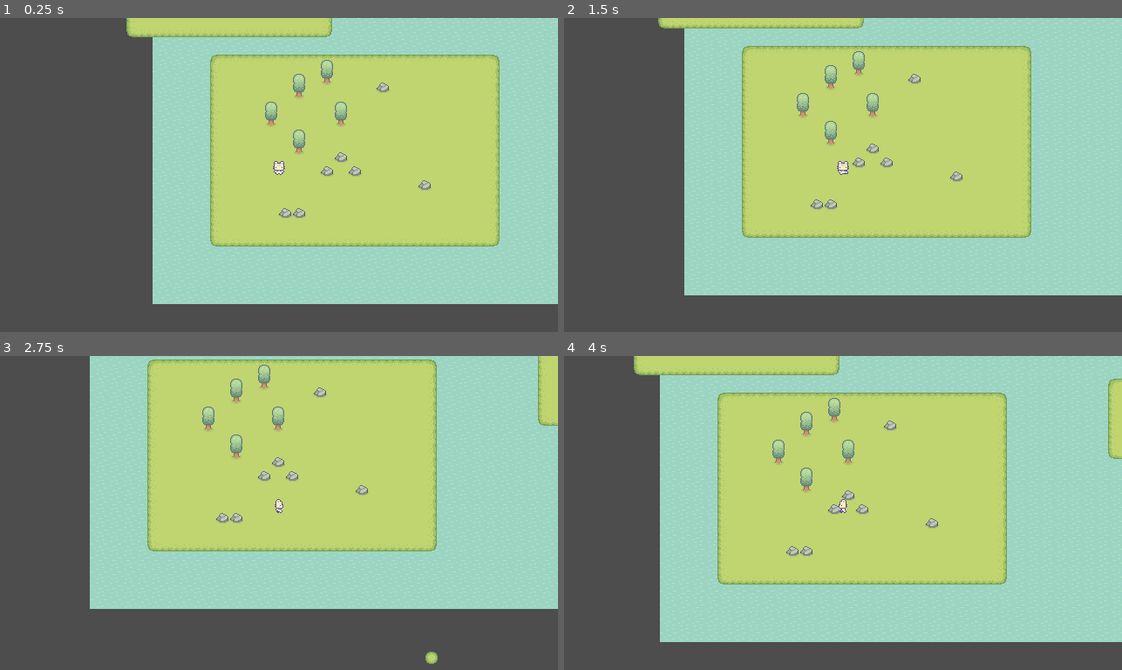
Above: before the commit, frames 1-4 (two rows, left to right).
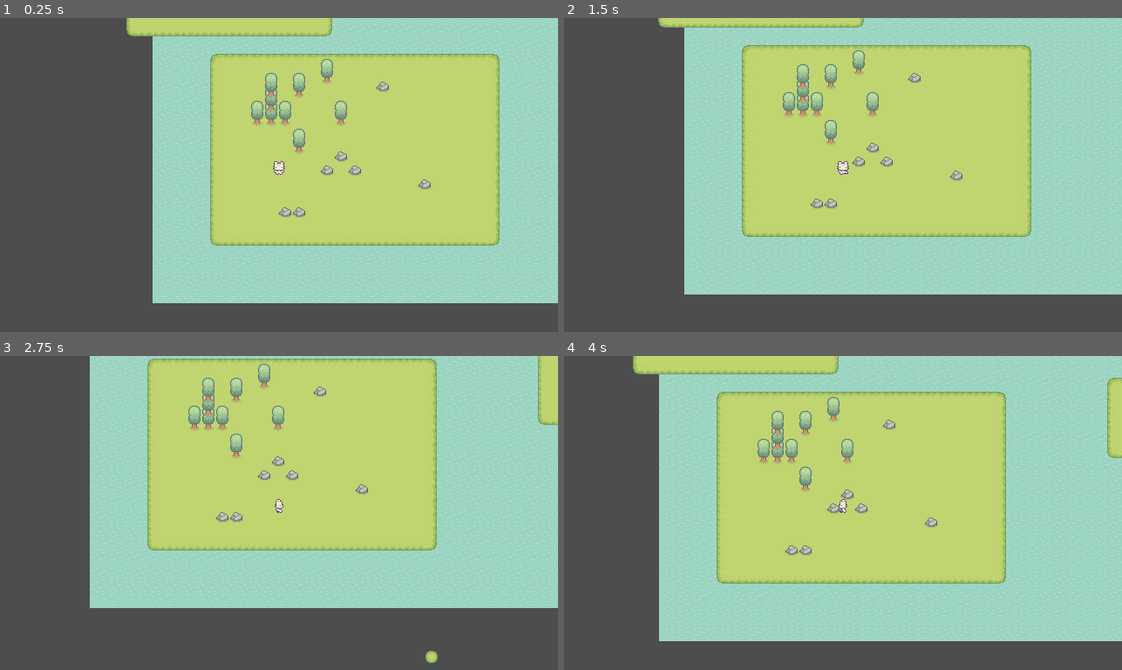
Above: after the commit, the same moments.

Repository: ataraxia1630/crop_game
Game: Godot game, scene res://scenes/test/test_scene_object_tree_and_rock.tscn
Two runs of this game, one before a commit and one after it. Both use one fixed random seed, a clock stepped at 60 frames per second and the inputs below. The project has no main scene, so this scene is started directly.
Inputs:
- Up to frame 1 (0.25 s): no input
- Up to frame 2 (1.5 s): hold D (walk_right) 0.53-1.28 s; tap O (chopping) at 0.6 s; hold S (walk_down) from 1.28 s (still down); tap I (tilling) at 1.35 s
- Up to frame 3 (2.75 s): release S (walk_down) at 2.03 s; hold D (walk_right) from 2.03 s (still down); tap P (watering) at 2.1 s
- Up to frame 4 (4 s): release D (walk_right) at 2.78 s; hold W (walk_up) 2.78-3.53 s; tap O (chopping) at 2.85 s; hold A (walk_left) from 3.53 s (still down); tap I (tilling) at 3.6 s

The runs differ from the first frame. In frame 1, 2.7% of the frame differs, in the area x 22-100%, y 0-92%; in frame 2, 2.7%; in frame 3, 2.5%; in frame 4, 3.6%, in the area x 12-100%, y 0-92%.
Error in both runs: Invalid access to property or key 'hit_damage' on a base object of type 'Dictionary'. (res://scenes/components/hit_component.gd:21)

Commit message:
modify and shader for chopping trees

Diff:
--- a/scenes/components/collectable_component.gd
+++ b/scenes/components/collectable_component.gd
@@ -1,4 +1,4 @@
 class_name CollectableComponent extends Area2D
 
-func _on_body_entered(body: Node2D) -> void:
+func _on_body_entered(body: Player) -> void:
 	get_parent().queue_free()
--- a/scenes/objects/collect_items/log.tscn
+++ b/scenes/objects/collect_items/log.tscn
@@ -8,7 +8,7 @@
 region = Rect2(80, 32, 16, 16)
 
 [sub_resource type="RectangleShape2D" id="RectangleShape2D_jae2y"]
-size = Vector2(15, 7)
+size = Vector2(8, 5)
 
 [node name="Log" type="Sprite2D"]
 texture = SubResource("AtlasTexture_e67ea")
@@ -16,5 +16,5 @@
 [node name="CollectableComponent" parent="." instance=ExtResource("2_e67ea")]
 
 [node name="CollisionShape2D" type="CollisionShape2D" parent="CollectableComponent"]
-position = Vector2(-0.5, 0.5)
+position = Vector2(0, 0.5)
 shape = SubResource("RectangleShape2D_jae2y")
--- a/scenes/objects/collect_items/rock.tscn
+++ b/scenes/objects/collect_items/rock.tscn
@@ -7,8 +7,8 @@
 atlas = ExtResource("1_enjvq")
 region = Rect2(112, 16, 16, 16)
 
-[sub_resource type="RectangleShape2D" id="RectangleShape2D_jae2y"]
-size = Vector2(15, 7)
+[sub_resource type="CircleShape2D" id="CircleShape2D_enjvq"]
+radius = 2.0
 
 [node name="Rock" type="Sprite2D"]
 texture = SubResource("AtlasTexture_e67ea")
@@ -16,5 +16,5 @@
 [node name="CollectableComponent" parent="." instance=ExtResource("2_hs2hq")]
 
 [node name="CollisionShape2D" type="CollisionShape2D" parent="CollectableComponent"]
-position = Vector2(-0.5, 0.5)
-shape = SubResource("RectangleShape2D_jae2y")
+position = Vector2(-1, -1)
+shape = SubResource("CircleShape2D_enjvq")
--- a/scenes/objects/rock/rock.tscn
+++ b/scenes/objects/rock/rock.tscn
@@ -10,10 +10,10 @@
 region = Rect2(128, 16, 16, 16)
 
 [sub_resource type="CircleShape2D" id="CircleShape2D_6kv1k"]
-radius = 6.0
+radius = 7.0
 
 [sub_resource type="CircleShape2D" id="CircleShape2D_amaxh"]
-radius = 6.0
+radius = 7.07107
 
 [node name="Rock" type="Sprite2D"]
 texture = SubResource("AtlasTexture_7sljv")
--- a/scenes/objects/tree/tree.gd
+++ b/scenes/objects/tree/tree.gd
@@ -4,19 +4,42 @@
 
 var log_scene = preload("res://scenes/objects/collect_items/log.tscn")
 
+@export var shake_duration: float = 0.8
+@export var kill_duration: float = 1.0
+@export var last_visible_duration: float = 0.6
+
 func _ready() -> void:
 	damage_component.max_damage_reached.connect(_on_max_dmg_reached)
 	hurt_component.on_hurt.connect(_take_dmg)
 
+	if shake_duration >= kill_duration:
+		print("shake_duration should be shorter than kill_duration")
+		shake_duration = kill_duration - 0.2
+	if last_visible_duration >= kill_duration:
+		print("last_visible_duration should be shorter or than kill_duration")
+		last_visible_duration = kill_duration - 0.2
+
 func _on_max_dmg_reached():
 	call_deferred("init_log_scene")
 	print("max reached")
+	await get_tree().create_timer(kill_duration).timeout
+	print("timeout: max reached ", kill_duration)
 	queue_free()
 
 func _take_dmg(hit_dmg):
 	damage_component._apply_damage(hit_dmg)
+	material.set_shader_parameter("shake_intensity", 1.0)
+	await get_tree().create_timer(shake_duration).timeout
+	print("timeout: take dmg ", shake_duration)
+	material.set_shader_parameter("shake_intensity", 0.0)
+
 
 func init_log_scene():
+	print("init log called")
+	await get_tree().create_timer(last_visible_duration).timeout
+	print("timeout: init log ", last_visible_duration)
+	visible = false
 	var log_instance = log_scene.instantiate() as Node2D
+	print("log init")
 	log_instance.global_position = global_position
 	get_parent().add_child(log_instance)
--- a/scenes/objects/tree/tree.tscn
+++ b/scenes/objects/tree/tree.tscn
@@ -1,35 +1,44 @@
-[gd_scene load_steps=8 format=3 uid="uid://hysou4qwip62"]
+[gd_scene load_steps=10 format=3 uid="uid://hysou4qwip62"]
 
 [ext_resource type="Texture2D" uid="uid://db34cadwxgvb1" path="res://assets/game/objects/basic_grass_biom_things.png" id="1_8vn3u"]
+[ext_resource type="Shader" uid="uid://dgod82ou1x4mt" path="res://scenes/objects/tree/tree_shake.gdshader" id="1_q2gal"]
 [ext_resource type="PackedScene" uid="uid://ihyila6igrj5" path="res://scenes/components/hurt_component.tscn" id="2_83v3r"]
 [ext_resource type="Script" uid="uid://da5ww8lg3tgfi" path="res://scenes/objects/tree/tree.gd" id="2_xtxlg"]
 [ext_resource type="PackedScene" uid="uid://batj5qtllsvrh" path="res://scenes/components/damage_component.tscn" id="3_dsyvi"]
+
+[sub_resource type="ShaderMaterial" id="ShaderMaterial_flta1"]
+resource_local_to_scene = true
+shader = ExtResource("1_q2gal")
+shader_parameter/shake_intensity = 0.0
+shader_parameter/shake_speed = 20.0
+shader_parameter/under_y = -5.0
 
 [sub_resource type="AtlasTexture" id="AtlasTexture_83v3r"]
 atlas = ExtResource("1_8vn3u")
 region = Rect2(0, 0, 16, 32)
 
-[sub_resource type="CircleShape2D" id="CircleShape2D_dsyvi"]
-radius = 3.0
+[sub_resource type="RectangleShape2D" id="RectangleShape2D_q2gal"]
+size = Vector2(14, 20)
 
 [sub_resource type="RectangleShape2D" id="RectangleShape2D_dsyvi"]
-size = Vector2(8, 18)
+size = Vector2(14, 28)
 
 [node name="Tree" type="Sprite2D"]
+material = SubResource("ShaderMaterial_flta1")
 texture = SubResource("AtlasTexture_83v3r")
 script = ExtResource("2_xtxlg")
 
 [node name="StaticBody2D" type="StaticBody2D" parent="."]
 
 [node name="CollisionShape2D" type="CollisionShape2D" parent="StaticBody2D"]
-position = Vector2(0, 8)
-shape = SubResource("CircleShape2D_dsyvi")
+position = Vector2(0, 2)
+shape = SubResource("RectangleShape2D_q2gal")
 
 [node name="HurtComponent" parent="." instance=ExtResource("2_83v3r")]
 tool = 1
 
 [node name="CollisionShape2D" type="CollisionShape2D" parent="HurtComponent"]
-position = Vector2(0, 3)
+position = Vector2(0, -2)
 shape = SubResource("RectangleShape2D_dsyvi")
 debug_color = Color(0.648725, 0.491143, 0.476717, 0.42)
 
--- /dev/null
+++ b/scenes/objects/tree/tree_shake.gdshader
@@ -0,0 +1,15 @@
+shader_type canvas_item;
+
+uniform float shake_intensity = 0.0;
+uniform float shake_speed = 20.0;
+uniform float under_y = -5.0;
+
+void vertex() {
+	vec2 shake = vec2(0.0);
+
+	if(VERTEX.y < under_y) {
+		shake.x = sin(TIME * shake_speed + VERTEX.y) * shake_intensity;
+
+		VERTEX.xy += shake;
+	}
+}
--- a/scenes/test/test_scene_object_tree_and_rock.tscn
+++ b/scenes/test/test_scene_object_tree_and_rock.tscn
@@ -6,6 +6,7 @@
 [node name="TestSceneTilemap" type="Node2D"]
 
 [node name="GameTilemap" type="Node2D" parent="."]
+position = Vector2(0, -1)
 
 [node name="Water" type="TileMapLayer" parent="GameTilemap"]
 tile_map_data = PackedByteArray("AAAAAAAAAAAAAAAAAAAAAAEAAAAAAAAAAAAAAAIAAAAAAAAAAAAAAAMAAAAAAAAAAAAAAAQAAAAAAAAAAAAAAA …(20224 unchanged characters)…
@@ -16,7 +17,7 @@
 tile_set = ExtResource("1_whvnq")
 
 [node name="Trees" type="TileMapLayer" parent="GameTilemap"]
-tile_map_data = PackedByteArray("AAAKAAsAAQAAAAAAAgANAA0AAQAAAAAAAgAMAAoAAQAAAAAAAgAIAA0AAQAAAAAAAgAKAA8AAQAAAAAAAgA=")
+tile_map_data = PackedByteArray("AAAKAAsAAQAAAAAAAgANAA0AAQAAAAAAAgAMAAoAAQAAAAAAAgAIAA0AAQAAAAAAAgAKAA8AAQAAAAAAAgAIAAwAAQAAAAAAAgAIAAsAAQAAAAAAAgAHAA0AAQAAAAAAAgAJAA0AAQAAAAAAAgA=")
 tile_set = ExtResource("1_whvnq")
 
 [node name="Rocks" type="TileMapLayer" parent="GameTilemap"]
Not shown, added: scenes/objects/tree/tree_shake.gdshader.uid
